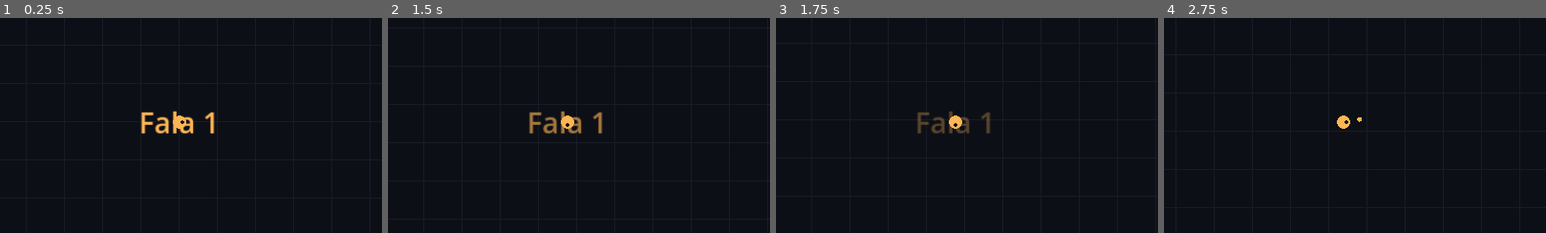
Above: before the commit, frames 1-4 (left to right).
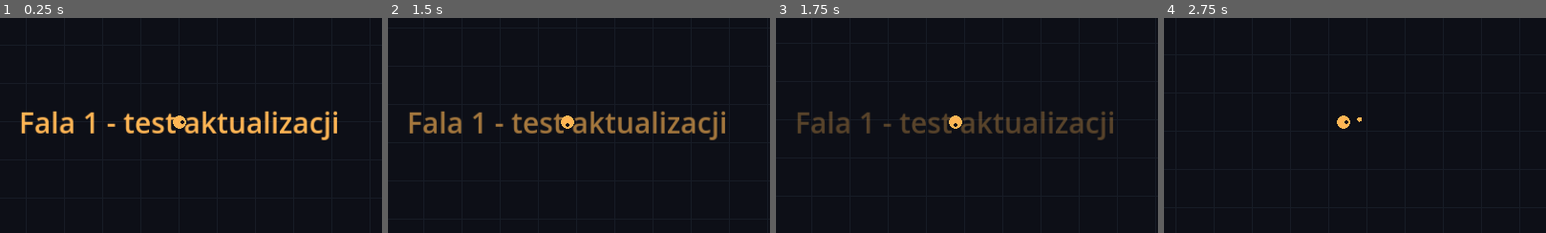
Above: after the commit, the same moments.

Repository: Tokasz2115/gra
Game: Godot game, scene res://scenes/main.tscn
The game is run twice, just before and just after one commit, with the same random seed, the same clock (stepped at 60 frames per second) and the same inputs.
Inputs:
- Up to frame 1 (0.25 s): no input
- Up to frame 2 (1.5 s): tap Enter at 0.5 s; hold D 0.53-1.28 s; tap 1 at 0.6, 1.35 s; hold S from 1.28 s (still down)
- Up to frame 3 (1.75 s): keep holding S
- Up to frame 4 (2.75 s): release S at 2.03 s; hold D from 2.03 s (still down); tap 1 at 2.1 s
The pictures show only the part of the screen within x 26-76%, y 26-76%; the shares and areas given below are measured in that part.

The runs differ from the first frame. In frame 1, 4.0% of the frame differs, in the area x 5-89%, y 43-57%; in frame 2, 3.8%; in frame 3, 3.1%; in frame 4, nothing differs.

Commit message:
Test automatycznej aktualizacji: zmiana napisu na starcie
Co-Authored-By: Claude Sonnet 5.5 <noreply@anthropic.com>
Claude-Session: https://claude.ai/code/session_01JHPivVyG3UrwkmfbAmuX2z

Diff:
--- a/scripts/main.gd
+++ b/scripts/main.gd
@@ -71,7 +71,7 @@
 	player.died.connect(_on_player_died)
 
 	_update_hud()
-	_show_banner("Fala 1")
+	_show_banner("Fala 1 - test aktualizacji")
 
 
 func _process(delta: float) -> void:
